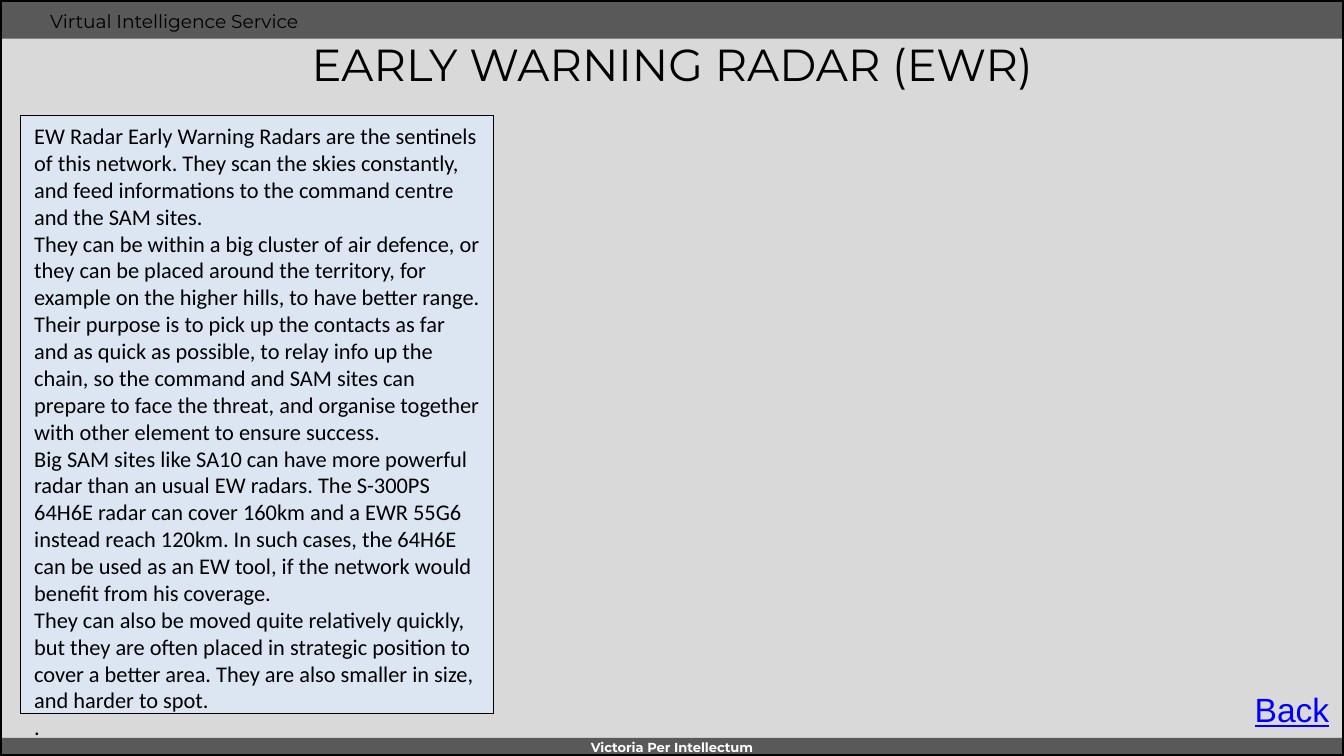
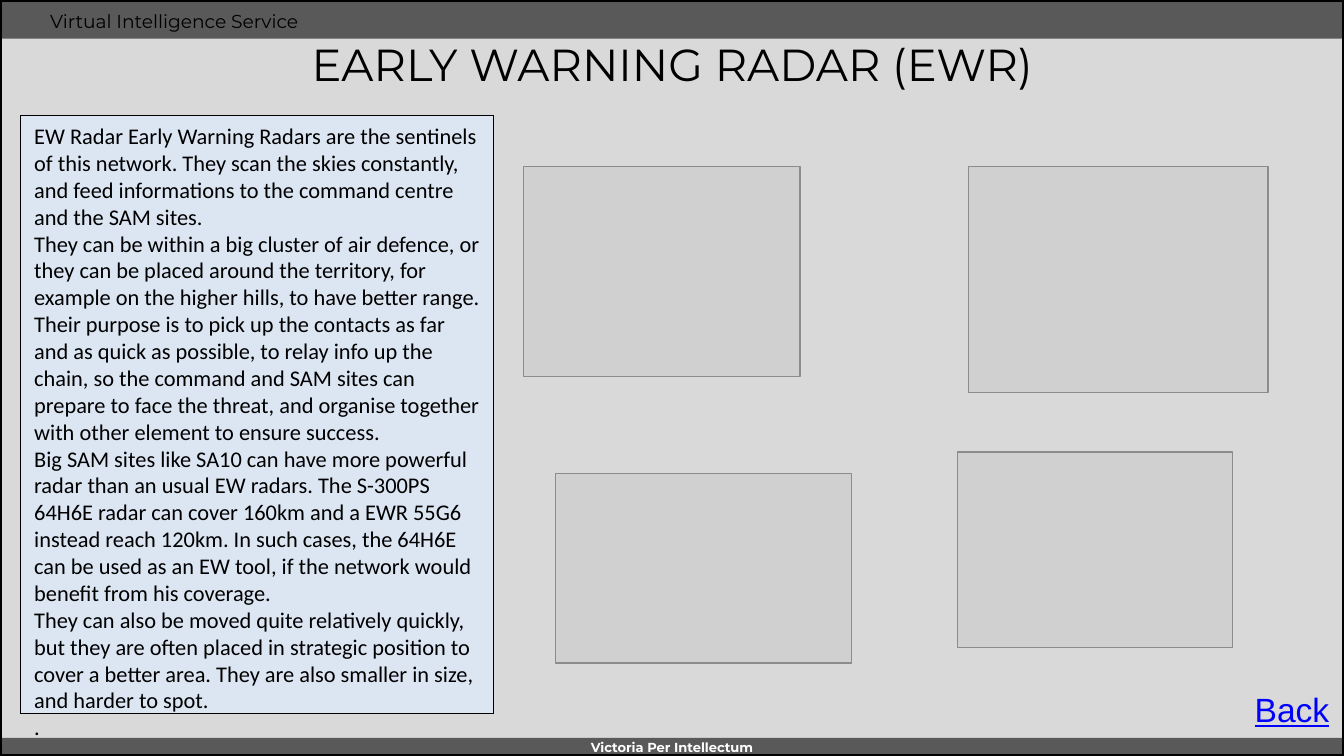
Before and after one commit to 132nd-vWing/VIS, a slide deck: slide 6 of OPAR/INTREP VIS OPAR-002 - Syrian IADS.pptx. Drawn at 1344x756 pixels with LibreOffice and Linux fonts; fonts in the diff are those of the drawing; grey boxes stand for pictures; background and template pictures are left out. Boxes give left, top, right and bottom in pixels: in the first picture for what was removed or moved away, otherwise in the second. Text is boxed around its words. In the diff, an @@ line names an element or a change of style, - is before the commit and + after.

Commit message:
chg: Added picture to IADS intrep

```diff
--- a/OPAR/INTREP VIS OPAR-002 - Syrian IADS.pptx
+++ b/OPAR/INTREP VIS OPAR-002 - Syrian IADS.pptx
@@ picture added at [524,167,801,376] @@
@@ picture added at [968,167,1267,394] @@
@@ picture added at [555,473,851,663] @@
@@ picture added at [958,452,1234,648] @@
```
Also in this commit, not shown: 3 other slides changed.
